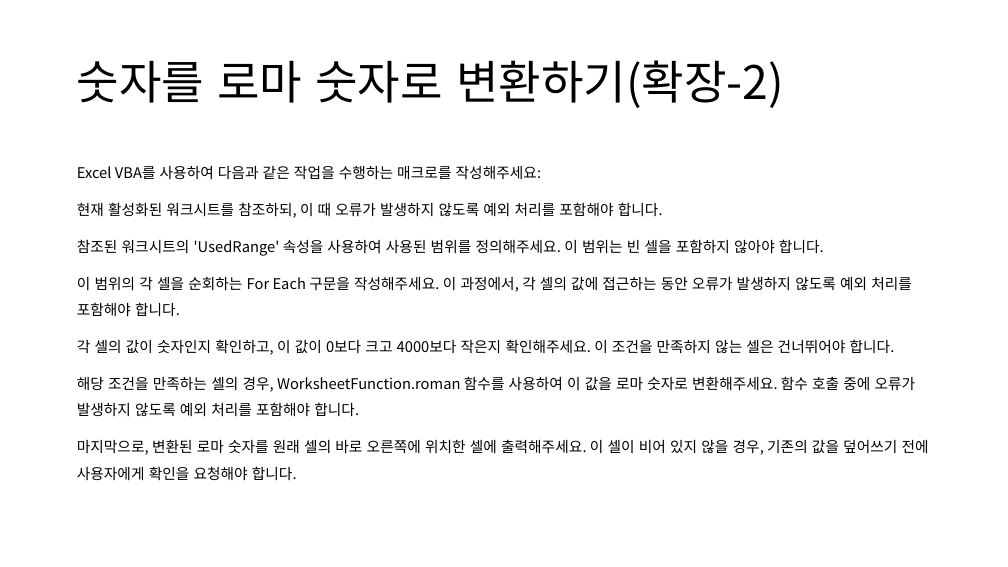
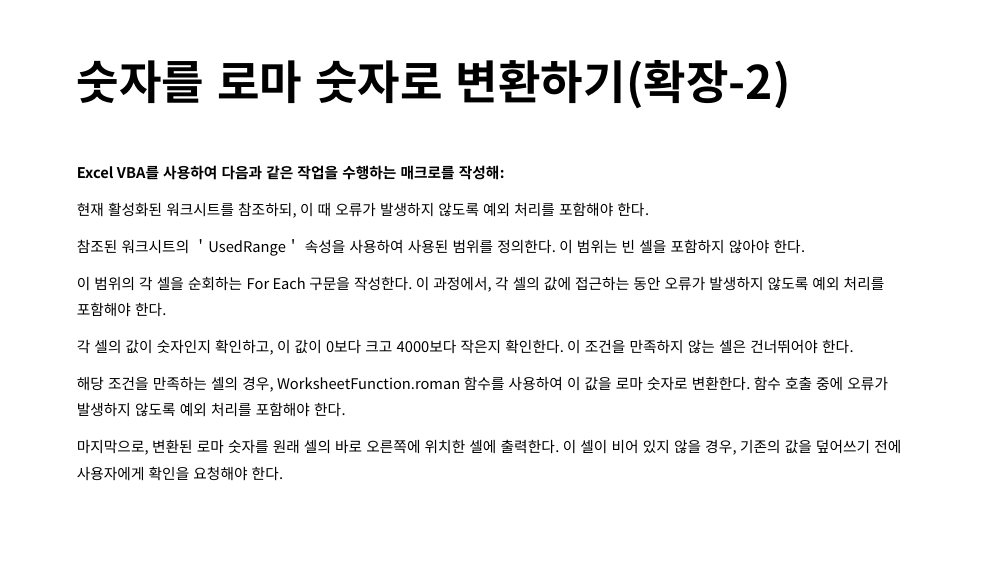
Before and after one commit to lolsaless/Python, a slide deck: slide 25 of 프롬프트 시연.pptx (slide 26 before the commit). Drawn at 1008x567 pixels with LibreOffice and Linux fonts; fonts in the diff are those of the drawing. Boxes give left, top, right and bottom in pixels: in the first picture for what was removed or moved away, otherwise in the second. Text is boxed around its words. In the diff, an @@ line names an element or a change of style, - is before the commit and + after.

```diff
--- a/프롬프트 시연.pptx
+++ b/프롬프트 시연.pptx
@@ title "숫자를 로마 숫자로 변환하기(확장-2)" at (x1=77, y1=60, x2=791, y2=108): bold on @@
@@ text at (x1=77, y1=165, x2=901, y2=480): text changed @@
-Excel VBA를 사용하여 다음과 같은 작업을 수행하는 매크로를 작성해주세요:
-현재 활성화된 워크시트를 참조하되, 이 때 오류가 발생하지 않도록 예외 처리를 포함해야 합니다.
-참조된 워크시트의 'UsedRange' 속성을 사용하여 사용된 범위를 정의해주세요. 이 범위는 빈 셀을 포함하지 않아야 합니다.
-이 범위의 각 셀을 순회하는 For Each 구문을 작성해주세요. 이 과정에서, 각 셀의 값에 접근하는 동안 오류가 발생하지 않도록 예외 처리를 포함해야 합니다.
-각 셀의 값이 숫자인지 확인하고, 이 값이 0보다 크고 4000보다 작은지 확인해주세요. 이 조건을 만족하지 않는 셀은 건너뛰어야 합니다.
-해당 조건을 만족하는 셀의 경우, WorksheetFunction.roman 함수를 사용하여 이 값을 로마 숫자로 변환해주세요. 함수 호출 중에 오류가 발생하지 않도록 예외 처리를 포함해야 합니다.
-마지막으로, 변환된 로마 숫자를 원래 셀의 바로 오른쪽에 위치한 셀에 출력해주세요. 이 셀이 비어 있지 않을 경우, 기존의 값을 덮어쓰기 전에 사용자에게 확인을 요청해야 합니다.
+Excel VBA를 사용하여 다음과 같은 작업을 수행하는 매크로를 작성해:
+현재 활성화된 워크시트를 참조하되, 이 때 오류가 발생하지 않도록 예외 처리를 포함해야 한다.
+참조된 워크시트의 ＇UsedRange＇ 속성을 사용하여 사용된 범위를 정의한다. 이 범위는 빈 셀을 포함하지 않아야 한다.
+이 범위의 각 셀을 순회하는 For Each 구문을 작성한다. 이 과정에서, 각 셀의 값에 접근하는 동안 오류가 발생하지 않도록 예외 처리를 포함해야 한다.
+각 셀의 값이 숫자인지 확인하고, 이 값이 0보다 크고 4000보다 작은지 확인한다. 이 조건을 만족하지 않는 셀은 건너뛰어야 한다.
+해당 조건을 만족하는 셀의 경우, WorksheetFunction.roman 함수를 사용하여 이 값을 로마 숫자로 변환한다. 함수 호출 중에 오류가 발생하지 않도록 예외 처리를 포함해야 한다.
+마지막으로, 변환된 로마 숫자를 원래 셀의 바로 오른쪽에 위치한 셀에 출력한다. 이 셀이 비어 있지 않을 경우, 기존의 값을 덮어쓰기 전에 사용자에게 확인을 요청해야 한다.
```
Also in this commit, not shown: 22 other slides changed, 1 slide removed, 18 other files.
